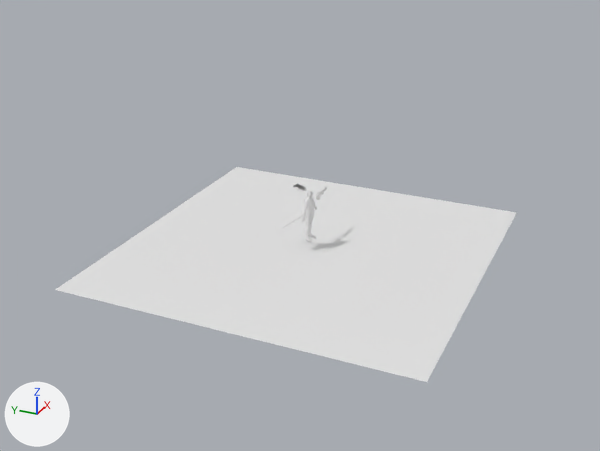
Before and after pictures for a commit that changed the Blender file player.blend.
Both versions are drawn from a 50 mm camera at (-181.2, -78.9, 94.1) aimed at (-6.6, -0.3, 6.8). Every picture has the same lights, and +X, +Y and +Z are marked at lower left.
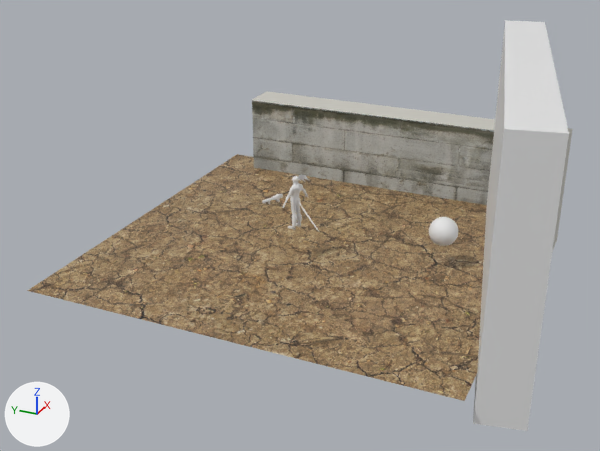
Where the newer file only moved an object's origin or applied its transform, the numbers keep the older frame.

What changed in the scene script:
```text
Add img_dirt_cracked_00_seamless_jpg:
    img_dirt_cracked_00_seamless_jpg = load_image('Dirt cracked 00 seamless.jpg', 'Dirt cracked 00 seamless.jpg', 1600, 1600, 'sRGB')
Add img_wall_texture___7_by_agf81_d38bech_jpg:
    img_wall_texture___7_by_agf81_d38bech_jpg = load_image('wall_texture___7_by_agf81-d38bech.jpg', 'wall_texture___7_by_agf81-d38bech.jpg', 1280, 725, 'sRGB')
Add mat_dirt_cracked_00_seamless_jpg:
    mat_dirt_cracked_00_seamless_jpg = principled_material('Dirt cracked 00 seamless.jpg')
    mat_dirt_cracked_00_seamless_jpg.texture = img_dirt_cracked_00_seamless_jpg
Add mat_wall_texture___7_by_agf81_d38bech_jpg:
    mat_wall_texture___7_by_agf81_d38bech_jpg = principled_material('wall_texture___7_by_agf81-d38bech.jpg')
    mat_wall_texture___7_by_agf81_d38bech_jpg.texture = img_wall_texture___7_by_agf81_d38bech_jpg
Add mat_ball:
    mat_ball = principled_material('ball')
    mat_ball.base_color = (0.8, 0.8, 0.8)  # white #e7e7e7
Change me_plane_003:
    where me_plane_003.from_pydata(...)  # 4 vertices, 1 face; spans x -1.0..1.0, y -1.0..1.0, z 0.0
    used by ob_plane; location = (0.6, 0.6, -2.7); scale = (46.0, 46.0, 46.0)
    me_plane_003 part 1: texture (UV) coordinates changed
    add me_plane_003.materials.append(mat_dirt_cracked_00_seamless_jpg)  # picture img_dirt_cracked_00_seamless_jpg
Change me_cube_004:
    where me_cube_004.from_pydata(...)  # 706 vertices, 662 faces; spans x -29.9..12.5, y -4.2..22.3, z -27.8..13.2
    used by ob_cube_001; location = (6.4, 0.0, 10.4); scale = (0.369, 0.369, 0.369)
    me_cube_004 part 2: the whole mesh is turned 160 degrees about the z axis through its middle, then moved by (-40.2, -13.6, 17.1)
Add me_cube_001:
    me_cube_001.from_pydata(...)  # a box spanning x -1.0..1.0, y -1.0..1.0, z -1.0..1.0
    me_cube_001.materials.append(mat_wall_texture___7_by_agf81_d38bech_jpg)  # picture img_wall_texture___7_by_agf81_d38bech_jpg
Add me_cube_002:
    me_cube_002.from_pydata(...)  # a box spanning x -1.0..1.0, y -1.0..1.0, z -1.0..1.0
Add me_sphere:
    me_sphere.from_pydata(...)  # a UV sphere (32 segments, 16 rings, poles along z) spanning x -1.0..1.0, y -1.0..1.0, z -1.0..1.0
    me_sphere.materials.append(mat_ball)  # its picture is missing
Change ob_plane:
    ob_plane.location: (0.6, 0.6, -2.7) -> (2.1, -1.7, -1.5)
    ob_plane.scale: (46.0, 46.0, 46.0) -> (52.4, 52.4, 52.4)
Add ob_cube:
    ob_cube = bpy.data.objects.new('Cube', me_cube_001)
    ob_cube.location = (50.6, -8.5, 3.9)
    ob_cube.scale = (5.13, 48.1, 17.5)
Add ob_cube_002:
    ob_cube_002 = bpy.data.objects.new('Cube.002', me_cube_002)
    ob_cube_002.location = (1.0, -51.0, 21.6)
    ob_cube_002.rotation_euler = (0.0, 0.0, -1.37)  # degrees (0, 0, -78)
    ob_cube_002.scale = (5.13, 48.1, 30.0)
Add ob_sphere:
    ob_sphere = bpy.data.objects.new('Sphere', me_sphere)
    ob_sphere.location = (2.4, -34.9, 7.9)
    ob_sphere.scale = (3.62, 3.62, 3.62)
```

Changed parts and their boxes (x1, y1, x2, y2) in the pictures (600 x 451 px):
'Plane', recoloured, surface changed, moved, rescaled: before (55, 167, 516, 382); after (27, 154, 487, 401)
'Cube.002', added: after (473, 20, 569, 431)
'Cube', added: after (252, 91, 573, 252)
'Cube.001', mesh turned: before (283, 184, 327, 242); after (262, 174, 319, 231)
'Sphere', added: after (429, 217, 458, 246)
